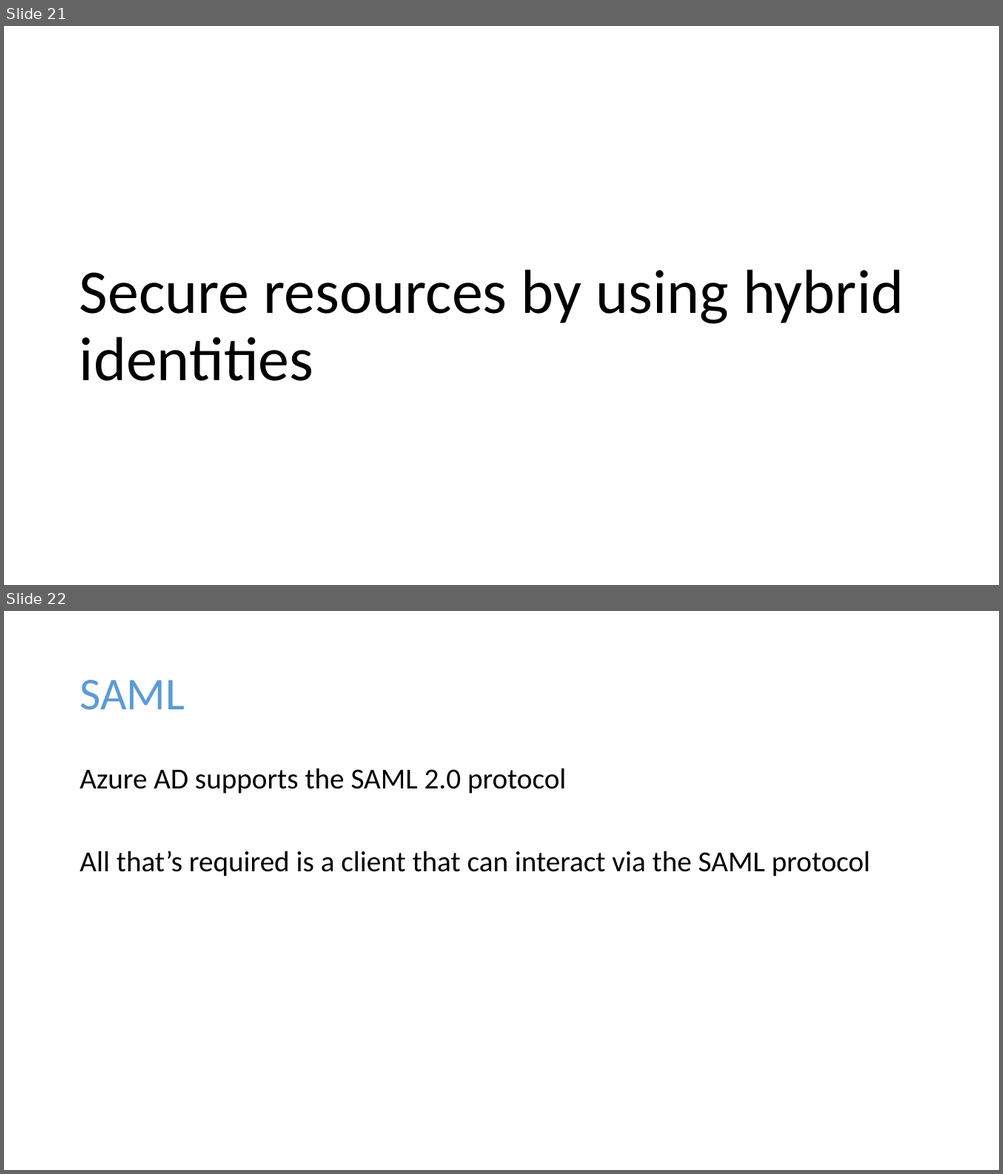
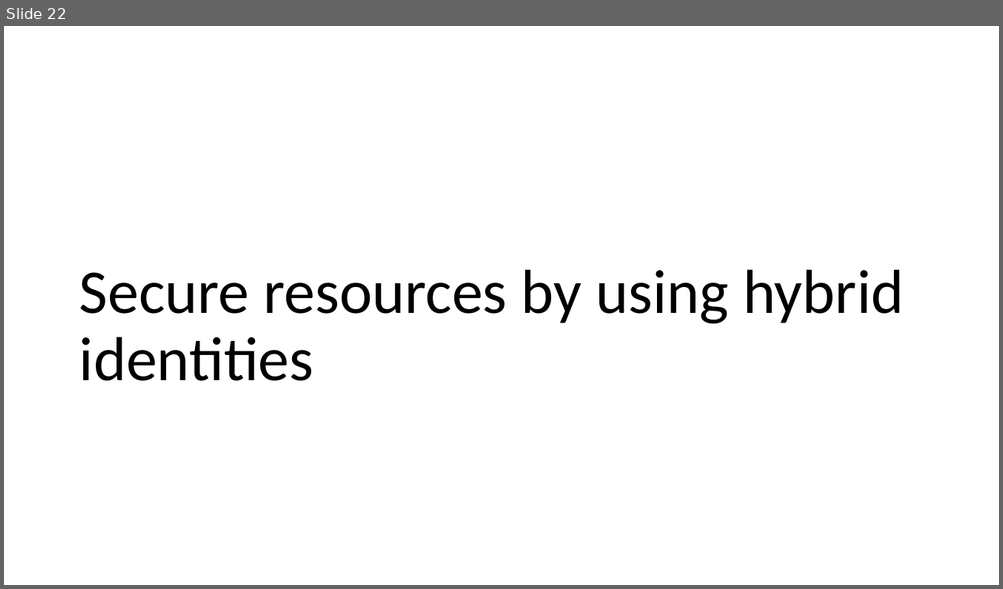
Before and after one commit to dstolts/70-534, a slide deck: Presentations/70-534-Combined-SecuritySlides.pptx. Shown one above the other, each under a label of ours: slides 21 and 22 before the commit, slide 22 after it. The pictures are 1003x1174 and 1003x589 pixels, drawn with LibreOffice and Linux fonts; fonts in the diff are those of the drawing. Boxes give left, top, right and bottom in pixels: in the first picture for what was removed or moved away, otherwise in the second. Text is boxed around its words. In the diff, an @@ line names an element or a change of style, - is before the commit and + after.

```diff
--- a/Presentations/70-534-Combined-SecuritySlides.pptx
+++ b/Presentations/70-534-Combined-SecuritySlides.pptx
@@ slide 22 removed at (x1=4, y1=611, x2=999, y2=1170), background #FFFFFF @@
@@ title removed at (x1=79, y1=680, x2=185, y2=710) @@
-SAML
@@ text removed at (x1=79, y1=768, x2=870, y2=877) @@
-Azure AD supports the SAML 2.0 protocol
-All that’s required is a client that can interact via the SAML protocol
@@ what was slide 21 is now slide 22 @@
```
Also in this commit, not shown: 4 slides changed, 1 slide added.
